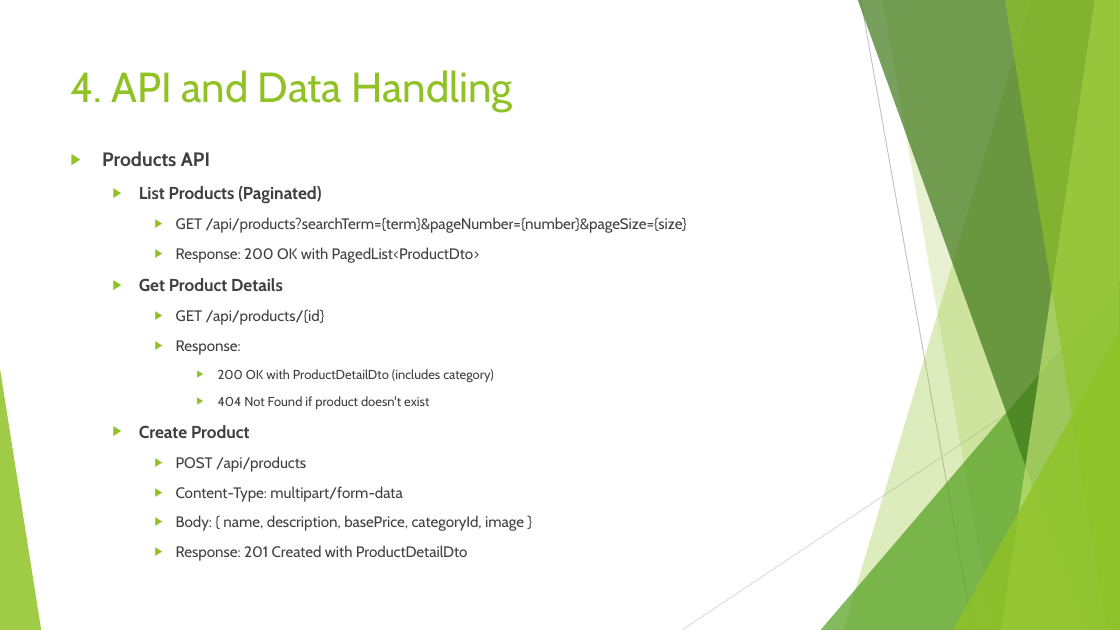
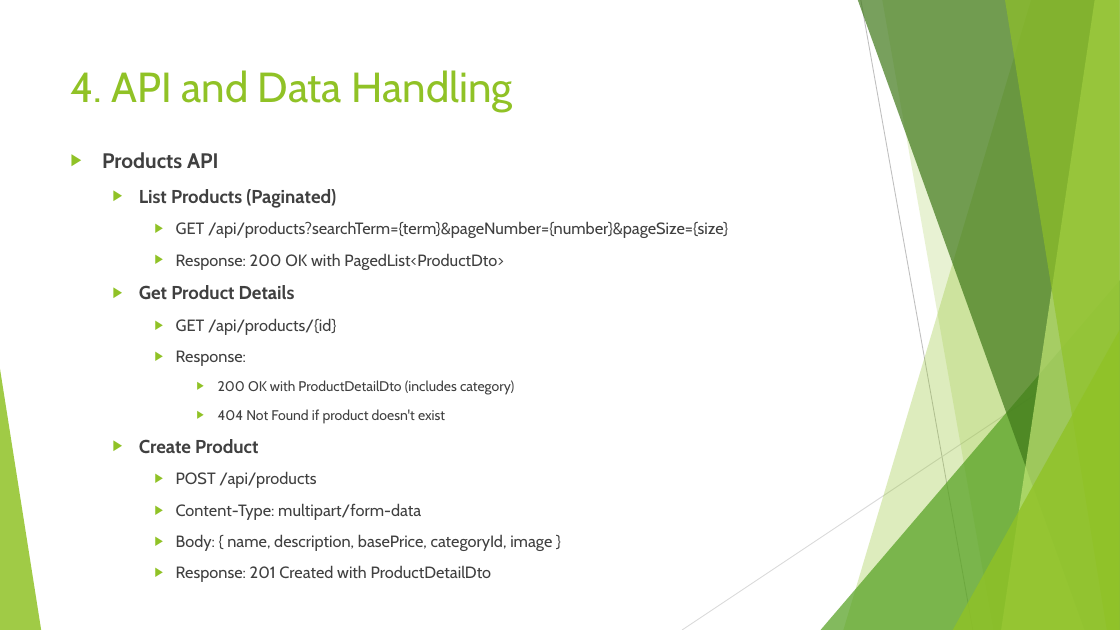
Before and after one commit to mrtanloveoflife/e-commerce-backend, a slide deck: slide 9 of E-commerce Backend.pptx. Drawn at 1120x630 pixels with LibreOffice and Linux fonts; fonts in the diff are those of the drawing. Boxes give left, top, right and bottom in pixels: in the first picture for what was removed or moved away, otherwise in the second. Text is boxed around its words. In the diff, an @@ line names an element or a change of style, - is before the commit and + after.

```diff
--- a/E-commerce Backend.pptx
+++ b/E-commerce Backend.pptx
@@ text "Products API" at <box>102,152,728,582</box>: size 16.6 to 18 pt in "Products API"; size 14.8 to 16 pt in "List Products (Paginated)", "Get Product Details", "Create Product"; size 12.9 to 14 pt in "GET /api/products?searchTerm={term}&pageNumber={number}&page ...", "Response: 200 OK with PagedList<ProductDto>", "GET /api/products/{id}", "Response:" and 4 more places; size 11.1 to 12 pt in "200 OK with ProductDetailDto (includes category)", "404 Not Found if product doesn't exist" @@
```
Also in this commit, not shown: 2 other slides changed.
